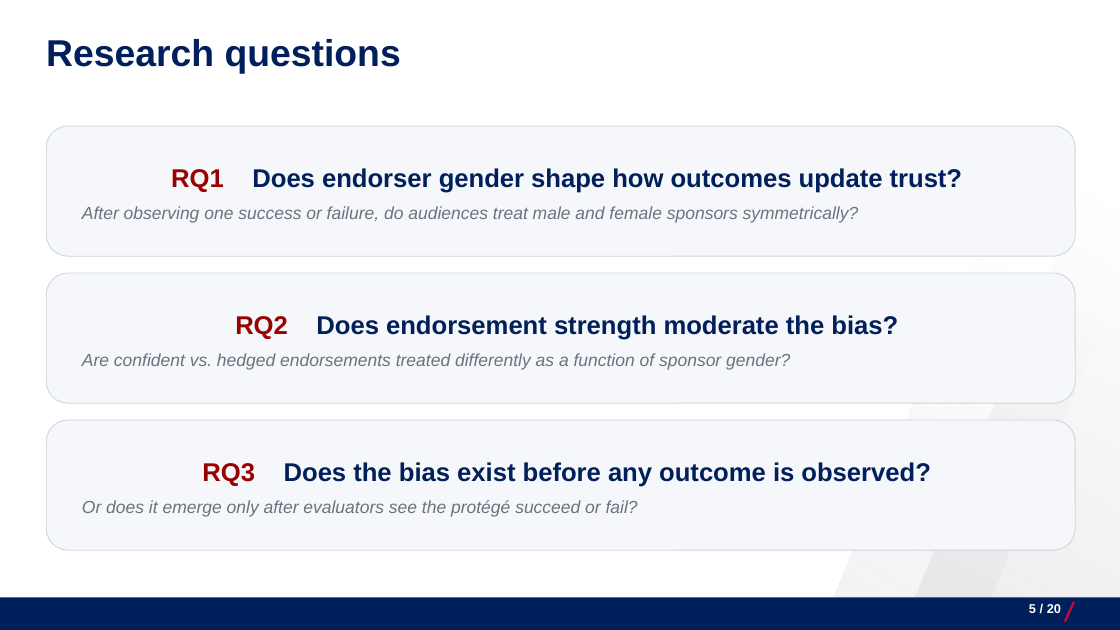
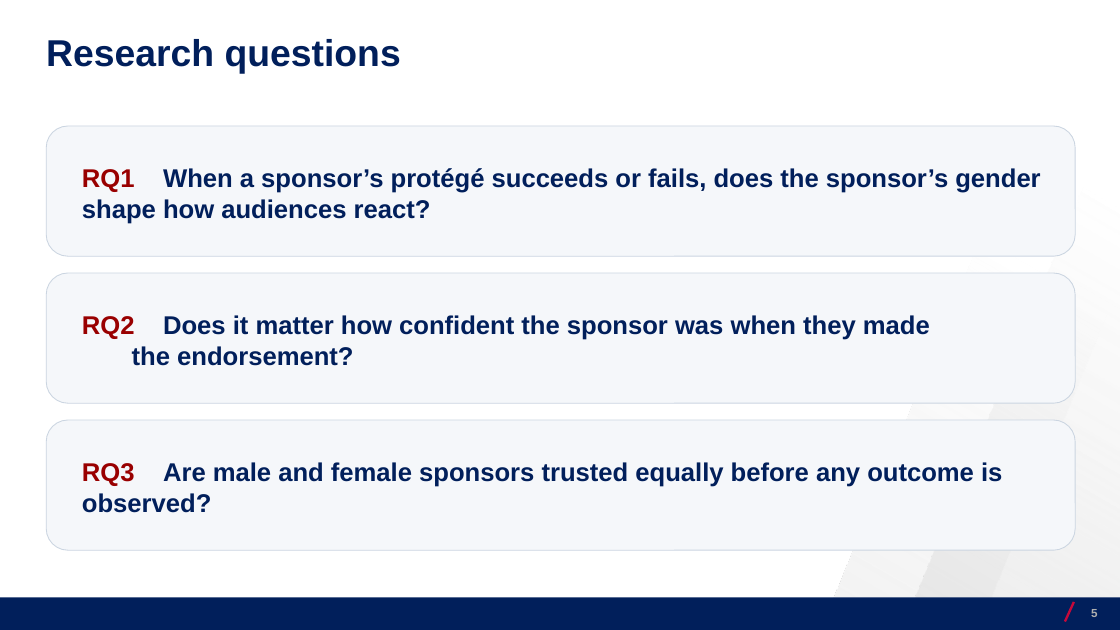
Before and after one commit to josecerv/sponsorship-network, a slide deck: slide 5 of docs/UChicago-0410.pptx. Drawn at 1120x630 pixels with LibreOffice and Linux fonts; fonts in the diff are those of the drawing; background and template pictures are left out. Boxes give left, top, right and bottom in pixels: in the first picture for what was removed or moved away, otherwise in the second. Text is boxed around its words. In the diff, an @@ line names an element or a change of style, - is before the commit and + after.

```diff
--- a/docs/UChicago-0410.pptx
+++ b/docs/UChicago-0410.pptx
@@ text in rounded rectangle at (82,168,1040,224): text changed; size 15 to 22 pt; text colour #6B7280 to #011F5B; bold on; italic off @@
-RQ1 Does endorser gender shape how outcomes update trust?
-After observing one success or failure, do audiences treat male and female sponsors symmetrically?
+RQ1 When a sponsor’s protégé succeeds or fails, does the sponsor’s gender shape how audiences react?
@@ text in rounded rectangle at (82,315,930,366): text changed; size 15 to 22 pt; text colour #6B7280 to #011F5B; bold on; italic off @@
-RQ2 Does endorsement strength moderate the bias?
-Are confident vs. hedged endorsements treated differently as a function of sponsor gender?
+RQ2 Does it matter how confident the sponsor was when they made the endorsement?
@@ text in rounded rectangle at (82,462,1002,513): text changed; size 15 to 22 pt; text colour #6B7280 to #011F5B; bold on; italic off @@
-RQ3 Does the bias exist before any outcome is observed?
-Or does it emerge only after evaluators see the protégé succeed or fail?
+RQ3 Are male and female sponsors trusted equally before any outcome is observed?
@@ page number at (1091,609,1097,617): text changed; size 11 to 10 pt; text colour #FFFFFF to #AFAFAF @@
-5 / 20
+5
```
Also in this commit, not shown: 17 other slides changed, 2 slides added, 2 slides removed, 28 other files.
